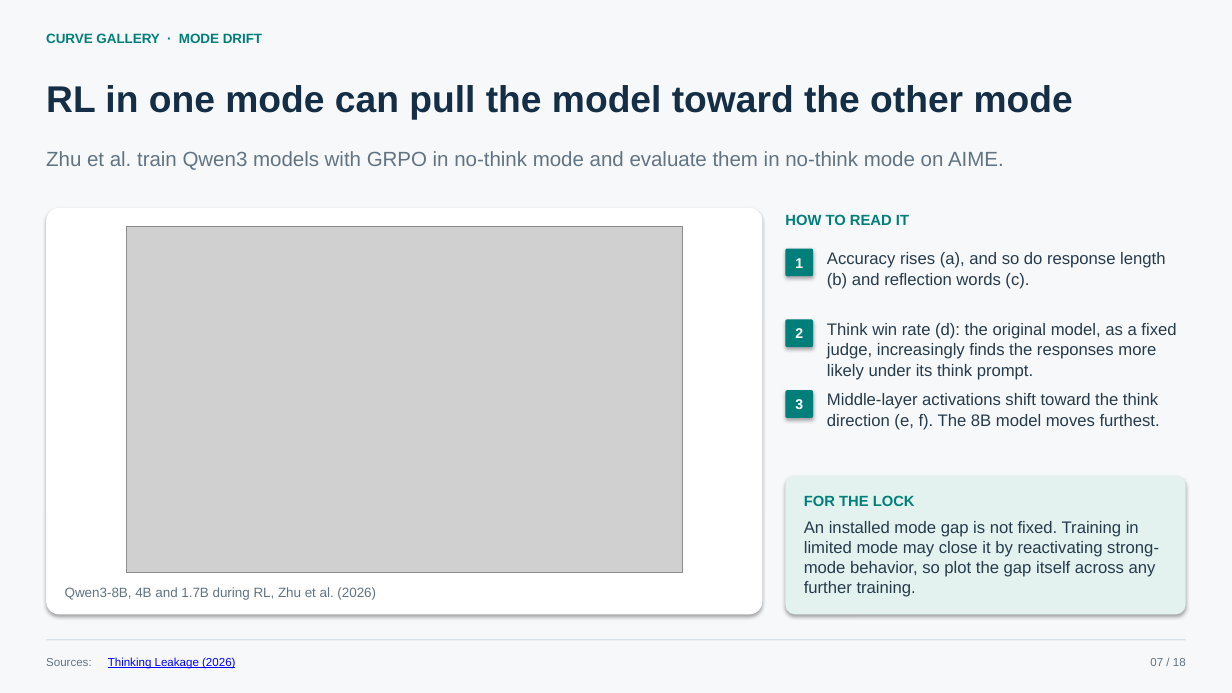
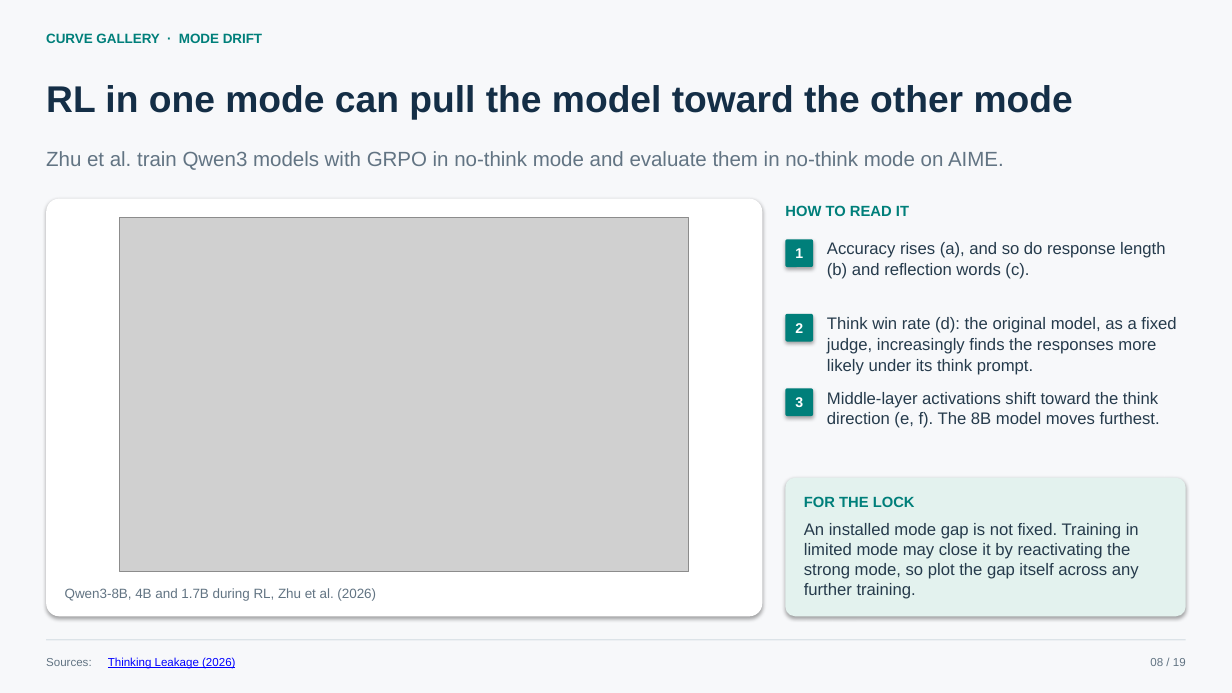
Before and after one commit to lijiawei20161002/model-organism, a slide deck: slide 8 of docs/self_lockdown_techniques.pptx (slide 7 before the commit). Drawn at 1232x693 pixels with LibreOffice and Linux fonts; fonts in the diff are those of the drawing; grey boxes stand for pictures. Boxes give left, top, right and bottom in pixels: in the first picture for what was removed or moved away, otherwise in the second. Text is boxed around its words. In the diff, an @@ line names an element or a change of style, - is before the commit and + after.

```diff
--- a/docs/self_lockdown_techniques.pptx
+++ b/docs/self_lockdown_techniques.pptx
@@ rounded rectangle: place and size @@
-rounded rectangle at <box>46,208,762,615</box>
+rounded rectangle at <box>46,199,762,616</box>
@@ rounded rectangle at <box>46,199,762,616</box>: proportions changed @@
@@ text "HOW TO READ IT": place and size @@
-text "HOW TO READ IT" at <box>785,214,909,225</box>
+text "HOW TO READ IT" at <box>785,205,909,216</box>
@@ picture: place and size @@
-picture at <box>127,226,683,573</box>
+picture at <box>119,217,689,572</box>
@@ rounded rectangle "1": place and size @@
-rounded rectangle "1" at <box>786,249,813,276</box>
+rounded rectangle "1" at <box>786,239,813,267</box>
@@ text "Accuracy rises (a), and so ...": place and size @@
-text "Accuracy rises (a), and so ..." at <box>827,252,1165,289</box>
+text "Accuracy rises (a), and so ..." at <box>827,242,1165,279</box>
@@ rounded rectangle "2": place and size @@
-rounded rectangle "2" at <box>786,320,813,348</box>
+rounded rectangle "2" at <box>786,314,813,342</box>
@@ text "Think win rate (d): the ...": place and size @@
-text "Think win rate (d): the ..." at <box>827,323,1176,380</box>
+text "Think win rate (d): the ..." at <box>827,317,1176,375</box>
@@ text at <box>804,523,1139,599</box>: text changed @@
-An installed mode gap is not fixed. Training in limited mode may close it by reactivating strong-mode behavior, so plot the gap itself across any further training.
+An installed mode gap is not fixed. Training in limited mode may close it by reactivating the strong mode, so plot the gap itself across any further training.
@@ text at <box>1150,658,1186,666</box>: text changed @@
-07 / 18
+08 / 19
```
Also in this commit, not shown: 17 other slides changed, 1 slide added.
